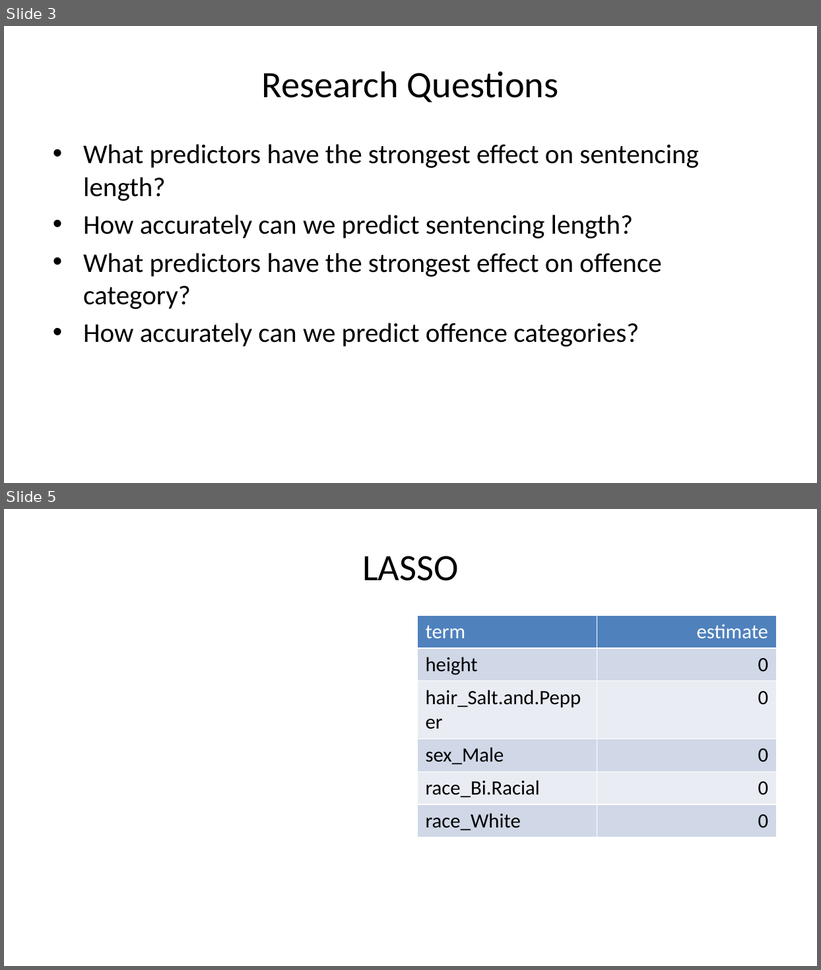
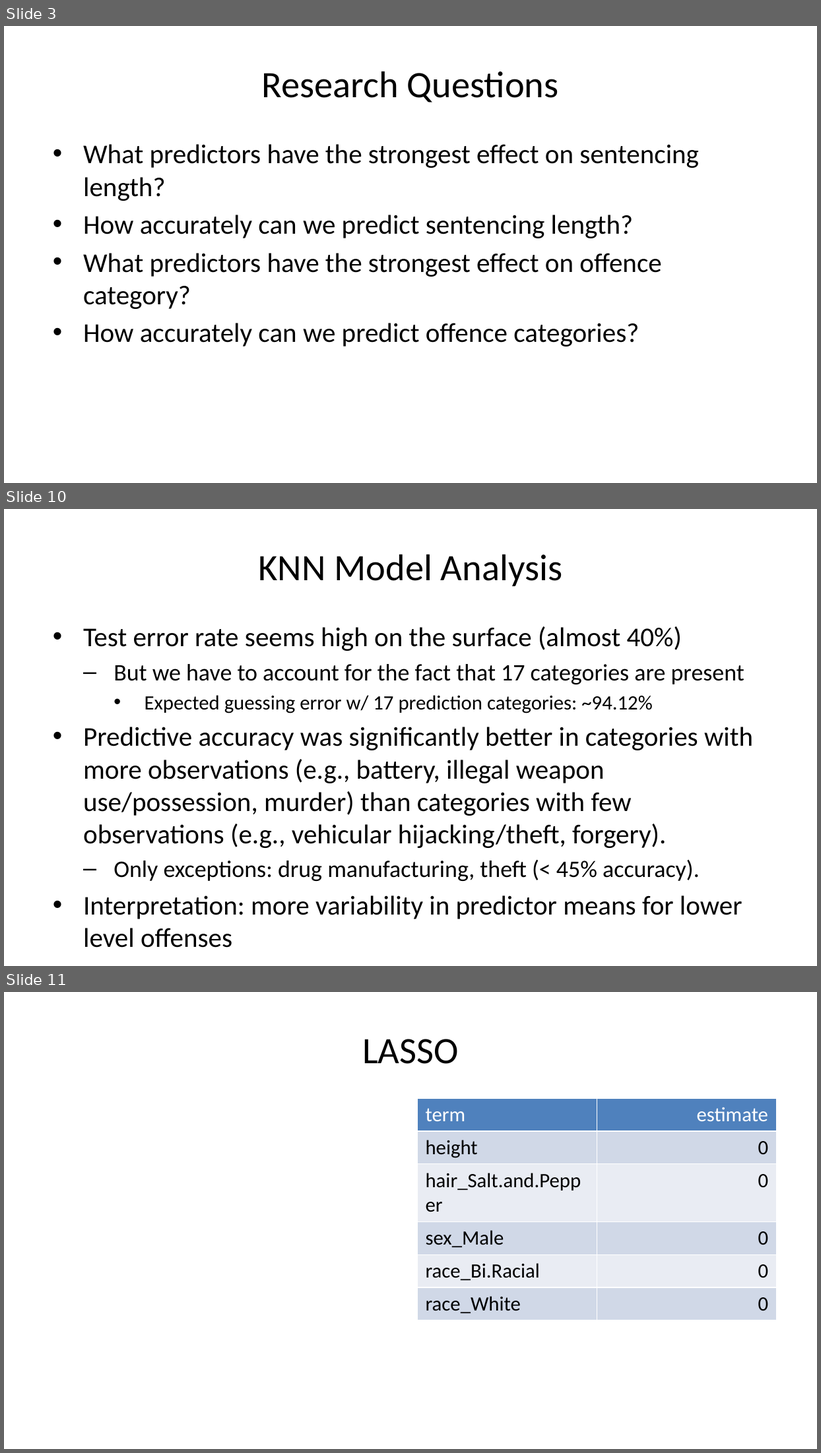
Before and after one commit to dsci445-csu/project-5, a slide deck: Presentation/Presentation.pptx. Shown one above the other, each under a label of ours: slides 3 and 5 before the commit, slides 3, 10 and 11 after it; the slides between them are not shown. The pictures are 821x970 and 821x1453 pixels, drawn with LibreOffice and Linux fonts; fonts in the diff are those of the drawing. Boxes give left, top, right and bottom in pixels: in the first picture for what was removed or moved away, otherwise in the second. Text is boxed around its words. In the diff, an @@ line names an element or a change of style, - is before the commit and + after.

```diff
--- a/Presentation/Presentation.pptx
+++ b/Presentation/Presentation.pptx
@@ slide 10 added at (4,509,817,966), background #FFFFFF @@
@@ title added at (258,554,562,586), 33 pt, text #000000 @@
+KNN Model Analysis
@@ text added at (83,626,753,920), 24 pt, text #000000 @@
+• Test error rate seems high on the surface (almost 40%)
+  – But we have to account for the fact that 17 categories are present
+    • Expected guessing error w/ 17 prediction categories: ~94.12%
+• Predictive accuracy was significantly better in categories with more observations (e.g., battery, illegal weapon use/possession, murder) than categories with few observations (e.g., vehicular hijacking/theft, forgery).
+  – Only exceptions: drug manufacturing, theft (< 45% accuracy).
+• Interpretation: more variability in predictor means for lower level offenses
@@ what was slide 5 is now slide 11 @@
```
Also in this commit, not shown: 6 other slides added, 1 slide removed, 3 other files.
